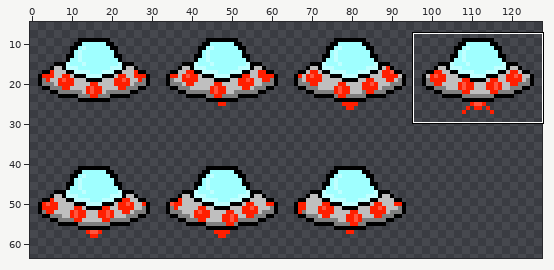
Two versions of one sprite sheet, android/assets/flyingsaucer.png. Above: a wide view before the commit, with the close-up outlined.
Close-up. Before the commit:
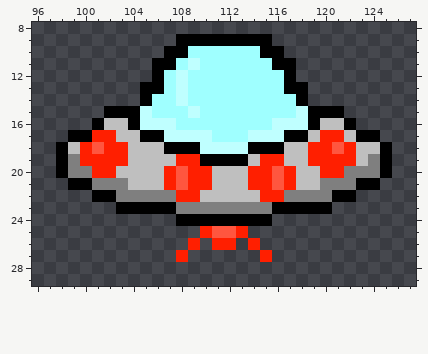
The file is 128x64 pixels. Shown: x 96..127, y 8..29. The wide view leaves out empty margins. The commit also changed other parts of the picture, which this record leaves out.
After:
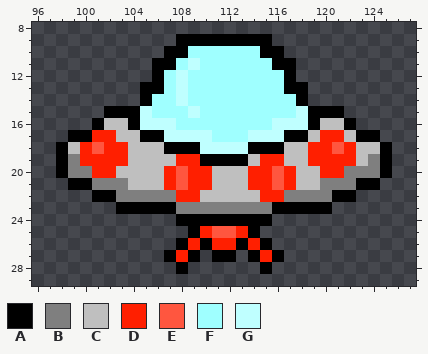
Palette (. is transparent): A #000000  B #7f7f7f  C #bfbfbf  D #ff1f00  E #ff563f  F #9fffff  G #bfffff
The exact change:
@@ x 105..118 @@
 24 ...AAAAAAAA...
-25 .....DEED.....
-26 ....D.DD.D....
-27 ...D......D...
-28 ..............
+25 ....ADEEDA....
+26 ...ADADDADA...
+27 ..ADA.AA.ADA..
+28 ...A......A...
 29 ..............
Boxes around the changes in both close-ups, in picture pixels (x1, y1, x2, y2):
added: (164, 226, 284, 274)
